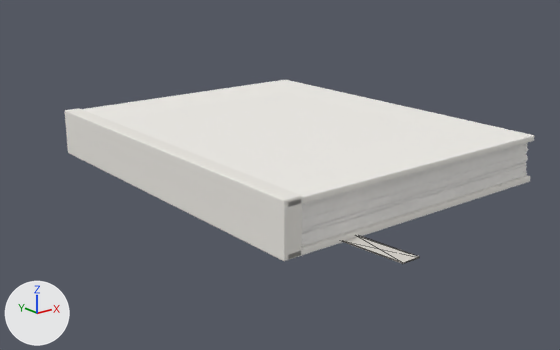
The glTF model public/models/writing.glb as it was, and as the next commit left it.
The view is the same before and after, from a 50 mm camera at (-0.335, -0.412, 0.159) aimed at (-0.036, -0.038, 0.01). Lighting does not change. The marker at lower left points along +X, +Y and +Z. The older version comes first. Mesh edges are drawn as thin lines on the coarser meshes. Where no turn or scale is listed for an object, it has been applied to the vertices. Vertices at exactly the same position are counted once.

Names of what the first picture shows: 'BackCover', 'FrontCover', 'Page01', 'Page02', 'Page05', 'Page07', 'Page10', 'Page12', 'Page17', 'Page18', 'RibbonTip', 'Spine' and 13 more.
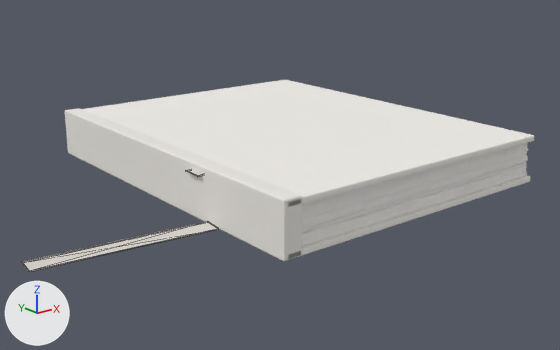
Where the newer file only moved an object's origin or applied its transform, the numbers keep the older frame.

What differs and where, as boxes (x1, y1, x2, y2) in the pictures (560 x 350 px):
'RibbonTip', reshaped
    before: (343, 236, 419, 264)
    after: (22, 221, 219, 272)

Diff of the bpy script that builds the scene:
```diff
--- a/public/models/writing.glb.py
+++ b/public/models/writing.glb.py
@@ me_cube_026 @@
 # used by ob_ribbontip; location = (-0.06, -0.148, 0.0016)
-me_cube_026.from_pydata(...)  # 8 vertices, 12 faces; spans x -0.006..0.006, y -0.025..0.025, z -0.0015..0.0015
-me_cube_026.vertices[0].co = (-0.006, -0.025, 0.0009)  # pixel (402, 263)
-me_cube_026.vertices[1].co = (-0.006, -0.025, 0.0015)  # pixel (402, 262)
-me_cube_026.vertices[2].co = (-0.006, 0.025, -0.0015)
-me_cube_026.vertices[3].co = (-0.006, 0.025, -0.0009)
-me_cube_026.vertices[4].co = (0.006, -0.025, 0.0009)  # pixel (419, 257)
-me_cube_026.vertices[5].co = (0.006, -0.025, 0.0015)  # pixel (419, 256)
-me_cube_026.vertices[6].co = (0.006, 0.025, -0.0015)
-me_cube_026.vertices[7].co = (0.006, 0.025, -0.0009)
+me_cube_026.from_pydata(...)  # 8 vertices, 12 faces; spans x -0.1529..-0.0471, y 0.0743..0.0977, z -0.0007..-0.0001
+# me_cube_026 part 1
+me_cube_026.vertices[0].co = (-0.1529, 0.0848, -0.0007)  # pixel (29, 271)
+me_cube_026.vertices[1].co = (-0.1529, 0.0848, -0.0001)  # pixel (29, 270)
+me_cube_026.vertices[2].co = (-0.1516, 0.0977, -0.0007)  # pixel (22, 262)
+me_cube_026.vertices[3].co = (-0.1516, 0.0977, -0.0001)  # pixel (22, 261)
+me_cube_026.vertices[4].co = (-0.0484, 0.0743, -0.0007)  # pixel (218, 229)
+me_cube_026.vertices[5].co = (-0.0484, 0.0743, -0.0001)  # pixel (218, 228)
+me_cube_026.vertices[6].co = (-0.0471, 0.0872, -0.0007)  # pixel (207, 222)
+me_cube_026.vertices[7].co = (-0.0471, 0.0872, -0.0001)  # pixel (207, 221)
 me_cube_026.materials.append(mat_ribbon)
```
